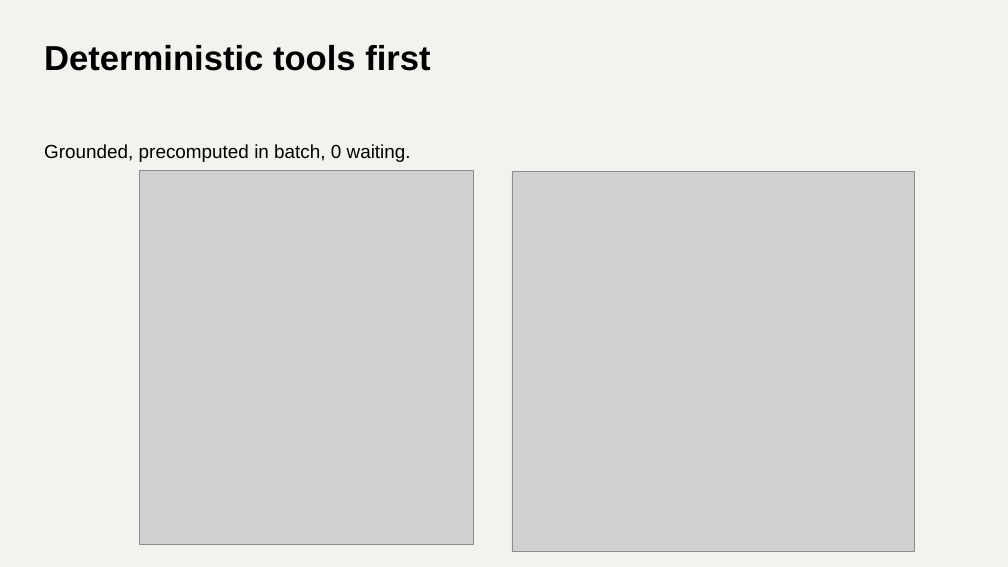
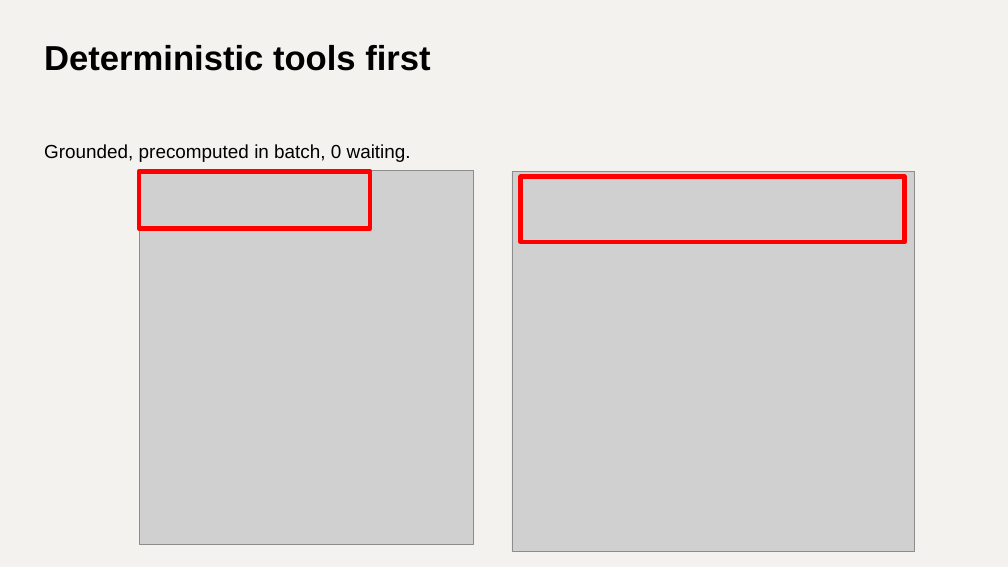
Before and after one commit to chaowang0524/metsatalo-stoa, a slide deck: slide 4 of Make_Blueprints_Talk_EN_Final.pptx (slide 5 before the commit). Drawn at 1008x567 pixels with LibreOffice and Linux fonts; fonts in the diff are those of the drawing; grey boxes stand for pictures. Boxes give left, top, right and bottom in pixels: in the first picture for what was removed or moved away, otherwise in the second. Text is boxed around its words. In the diff, an @@ line names an element or a change of style, - is before the commit and + after.

```diff
--- a/Make_Blueprints_Talk_EN_Final.pptx
+++ b/Make_Blueprints_Talk_EN_Final.pptx
@@ rectangle added at bbox=[139, 171, 370, 228], outline #FF0000 4.5 pt @@
@@ rectangle added at bbox=[521, 177, 905, 242], outline #FF0000 4.5 pt @@
```
Also in this commit, not shown: 9 other slides changed, 1 other file.
